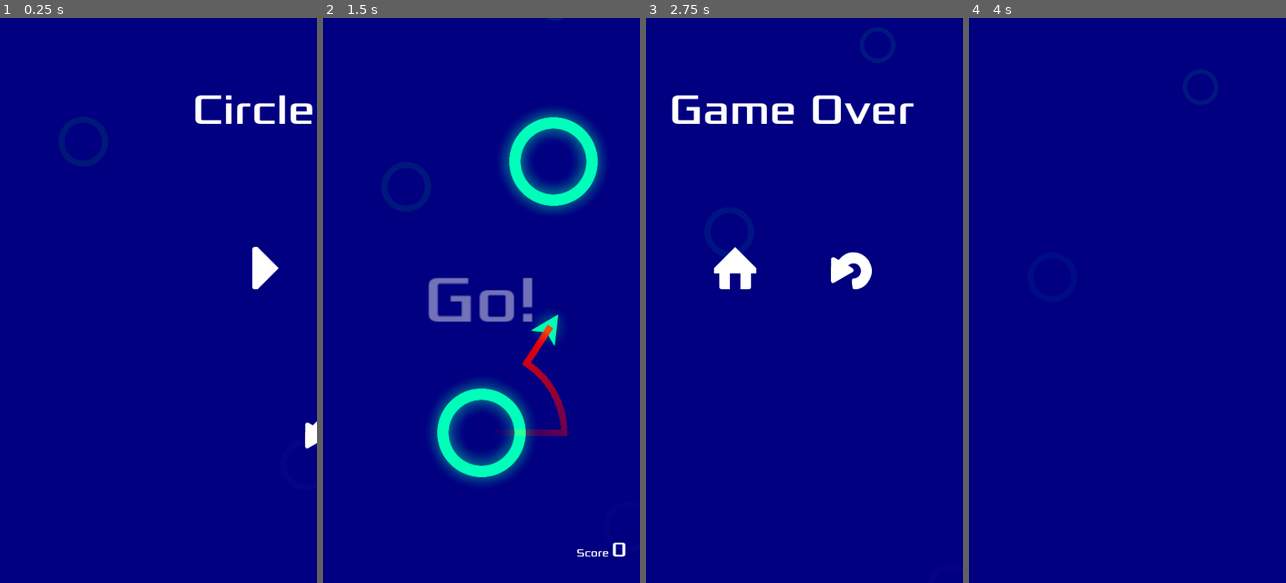
Above: before the commit, frames 1-4 (left to right).
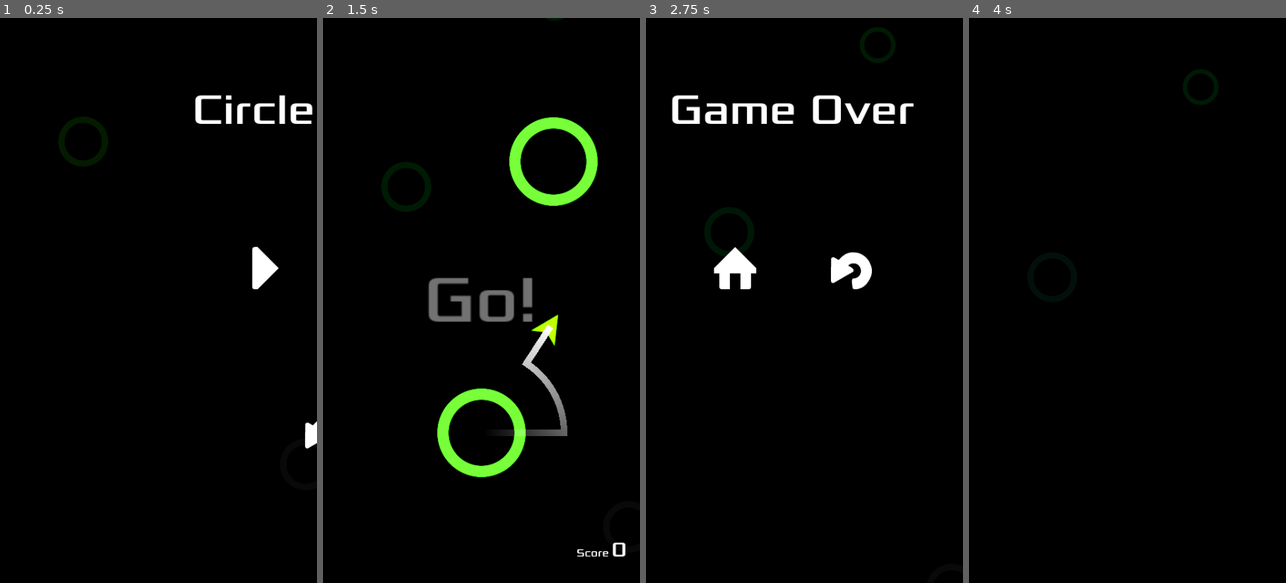
Above: after the commit, the same moments.

Repository: jrenato/circle_jump
Game: Godot game, scene res://Main/main.tscn
Two runs of this game, one before a commit and one after it. Both use one fixed random seed, a clock stepped at 60 frames per second and the inputs below. Sound files missing from this copy of the repository are replaced by a short silence.
Inputs (mouse positions are in pixels of both pictures, inside the frame that each line leads up to):
- Up to frame 1 (0.25 s): no input
- Up to frame 2 (1.5 s): click (424, 266) at 0.5 s; tap Enter at 1.25 s; move the mouse to (551, 272) at 1.27 s; hold Right (ui_right) from 1.28 s (still down); hold Ctrl from 1.28 s (still down); click (551, 272) at 1.42 s
- Up to frame 3 (2.75 s): release Right (ui_right) at 2 s; release Ctrl at 2 s; drag from (741, 328) to (877, 159) at 2.02 s
- Up to frame 4 (4 s): move the mouse to (1159, 176) at 2.77 s; hold Right (ui_right) 2.78-3.5 s; tap Z at 2.85 s; click (1184, 266) at 3.5 s

The runs differ from the first frame. In frame 1, 99% of the frame differs, in the area x 0-100%, y 0-100%; in frame 2, 100%; in frame 3, 98%; in frame 4, 100%.

Commit message:
Disable environment glow

Diff:
--- a/Main/main.tscn
+++ b/Main/main.tscn
@@ -14,7 +14,6 @@
 
 [sub_resource type="Environment" id="Environment_yn8c2"]
 background_mode = 3
-glow_enabled = true
 glow_intensity = 0.37
 glow_blend_mode = 0
 glow_hdr_threshold = 0.64
--- a/Resources/Themes/deep_sea.tres
+++ b/Resources/Themes/deep_sea.tres
@@ -5,7 +5,7 @@
 [resource]
 script = ExtResource("1_tlptu")
 name = "Deep Sea"
-default = true
+default = false
 unlocked = true
 background = Color(0, 0, 0.501961, 1)
 player_body = Color(0, 1, 1, 1)
